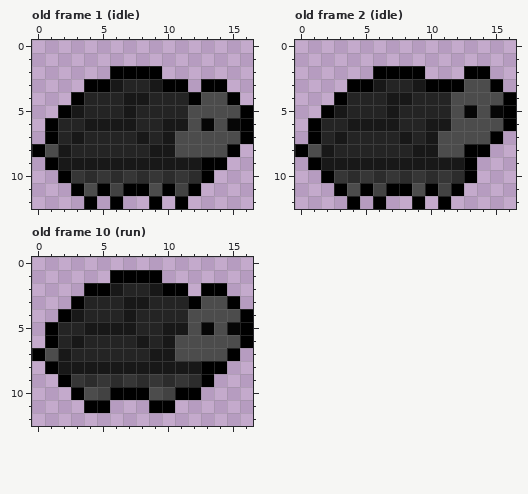
File history of a pixel-art file, sprites/chars/turtle_run.aseprite. This is how it looked before the edit.
17x13 pixels, 12 frames. Shown: old frame 1 (idle), old frame 2 (idle), old frame 10 (run). The commit also changed other frames, which this record leaves out.
After the commit:
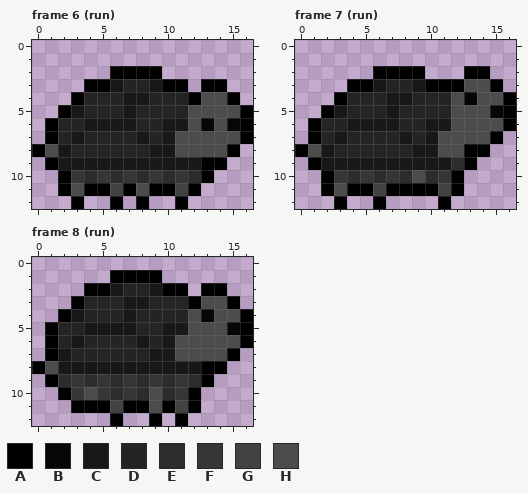
Palette (. is transparent): A #000000  B #060606  C #181818  D #242424  E #2c2c2c  F #363636  G #424242  H #4c4c4c
A new or re-ordered frame is compared with the old frame closest to it.
Diff:
{"change": "frames re-ordered"}
{"where": "frame 6 (run) against old frame 1 (idle), layer \"line\""}
{"frame":6,"y":11,"x":2,"old":".AH","new":"AHA"}
{"frame":6,"y":11,"x":8,"old":"AH","new":"HA"}
{"frame":6,"y":12,"x":3,"old":".A","new":"A."}
{"frame":6,"y":12,"x":8,"old":".A","new":"A."}
{"where": "frame 7 (run) against old frame 2 (idle), layers \"line\", \"feet\", \"body\""}
{"frame":7,"y":4,"x":13,"old":"H","new":"B"}
{"frame":7,"y":5,"x":13,"old":"B","new":"H"}
{"frame":7,"y":9,"x":12,"old":"C","new":"E"}
{"frame":7,"y":10,"x":9,"old":"F","new":"H"}
{"frame":7,"y":10,"x":12,"old":"EA","new":"A."}
{"frame":7,"y":11,"x":2,"old":".AH","new":"AHA"}
{"frame":7,"y":11,"x":9,"old":"H","new":"A"}
{"frame":7,"y":12,"x":3,"old":".A","new":"A."}
{"frame":7,"y":12,"x":9,"old":"A","new":"."}
{"where": "frame 8 (run) against old frame 10 (run), layers \"line\", \"feet\", \"body\""}
{"frame":8,"y":4,"x":13,"old":"H","new":"B"}
{"frame":8,"y":5,"x":13,"old":"B","new":"H"}
{"frame":8,"y":7,"x":0,"old":"AH","new":".A"}
{"frame":8,"y":8,"x":0,"old":".A","new":"AH"}
{"frame":8,"y":9,"x":1,"old":".A","new":"AE"}
{"frame":8,"y":10,"x":2,"old":".A","new":"AF"}
{"frame":8,"y":10,"x":5,"old":"GAAA","new":"FEFE"}
{"frame":8,"y":10,"x":10,"old":"GA","new":"EF"}
{"frame":8,"y":11,"x":3,"old":".","new":"A"}
{"frame":8,"y":11,"x":6,"old":"...A","new":"GAAH"}
{"frame":8,"y":11,"x":11,"old":"..","new":"GA"}
{"frame":8,"y":12,"x":6,"old":".","new":"A"}
{"frame":8,"y":12,"x":9,"old":".","new":"A"}
{"frame":8,"y":12,"x":11,"old":".","new":"A"}
